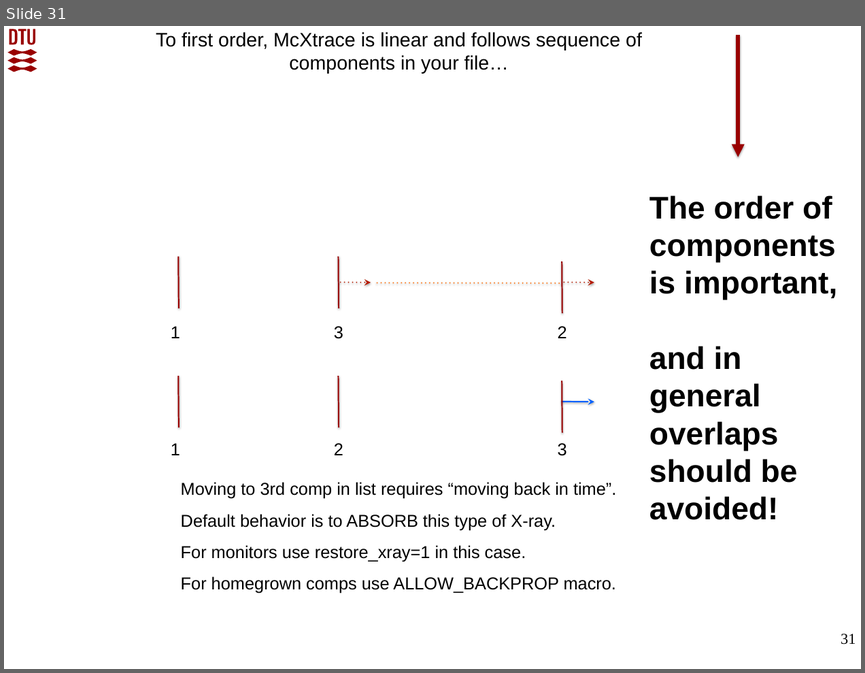
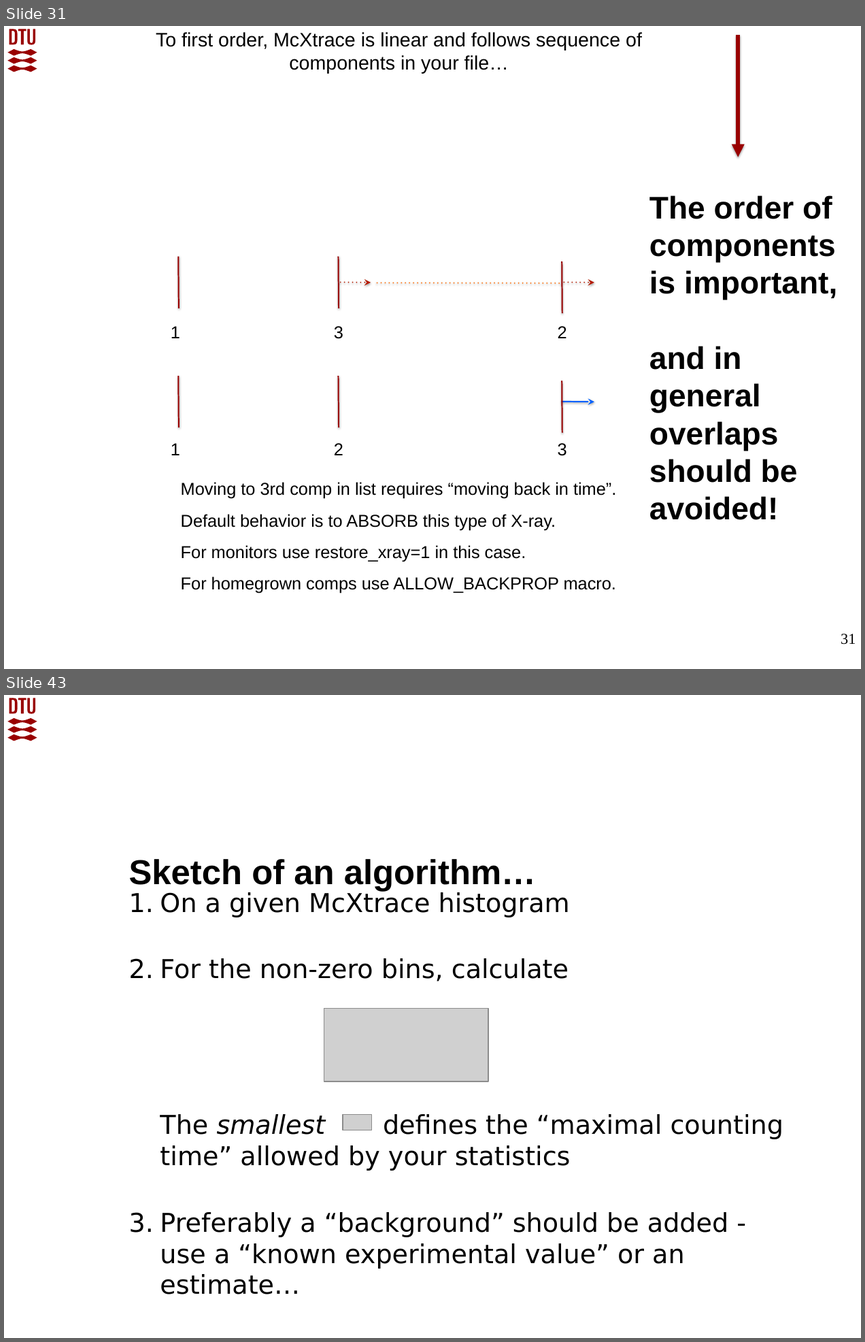
Before and after one commit to McStasMcXtrace/Schools, a slide deck: SOLEIL_March_2022/Day2_Thursday_March_10th/3_Components/McXtrace_component_and_instrument_concepts.pptx. Shown one above the other, each under a label of ours: slide 31 before the commit, slides 31 and 43 after it; the slides between them are not shown. The pictures are 865x673 and 865x1342 pixels, drawn with LibreOffice and Linux fonts; fonts in the diff are those of the drawing; grey boxes stand for pictures; background and template pictures are left out. Boxes give left, top, right and bottom in pixels: in the first picture for what was removed or moved away, otherwise in the second. Text is boxed around its words. In the diff, an @@ line names an element or a change of style, - is before the commit and + after.

```diff
--- a/SOLEIL_March_2022/Day2_Thursday_March_10th/3_Components/McXtrace_component_and_instrument_concepts.pptx
+++ b/SOLEIL_March_2022/Day2_Thursday_March_10th/3_Components/McXtrace_component_and_instrument_concepts.pptx
@@ slide 43 added at box(4, 695, 861, 1338), background #FFFFFF; not listed: 1 template element that a slide beside it also shows @@
@@ text added at box(129, 859, 536, 892), 32 pt, text #000000, bold @@
+Sketch of an algorithm…
@@ text added at box(160, 891, 783, 1294), 24 pt, text #000000 @@
+1. On a given McXtrace histogram
+2. For the non-zero bins, calculate
+   The smallest defines the “maximal counting time” allowed by your statistics
+3. Preferably a “background” should be added - use a “known experimental value” or an estimate…
@@ picture added at box(324, 1008, 488, 1082) @@
@@ picture added at box(343, 1115, 371, 1130) @@
```
Also in this commit, not shown: 14 other slides added, 2 other files.
